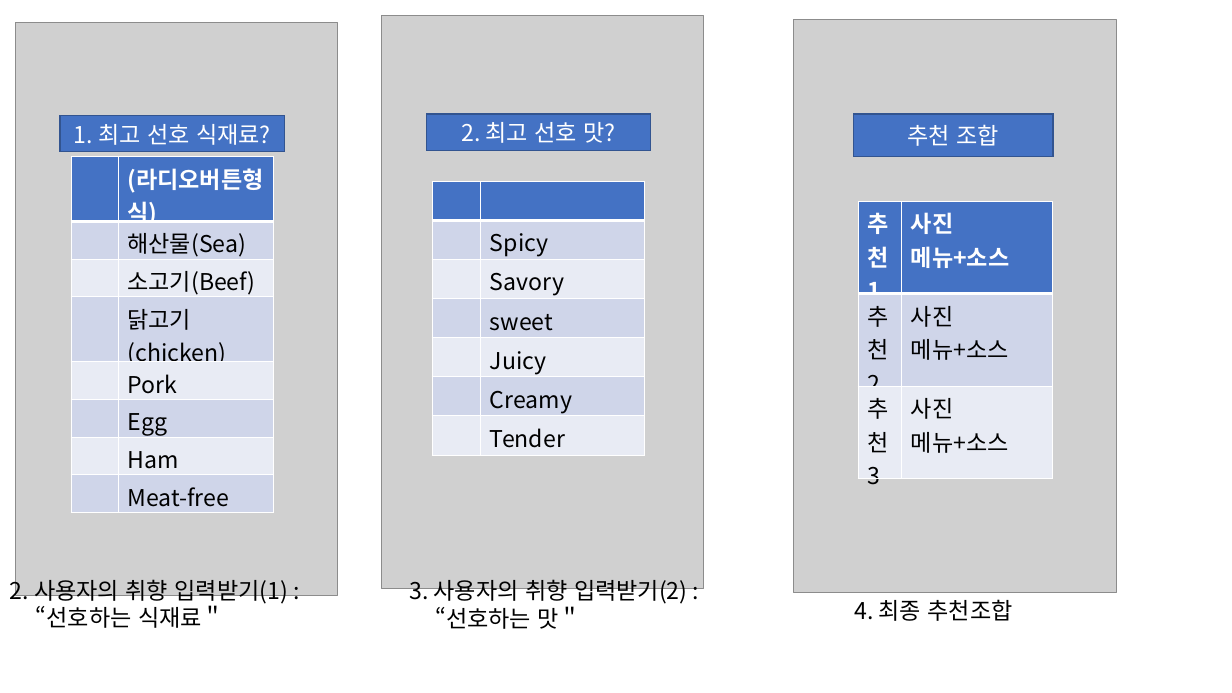
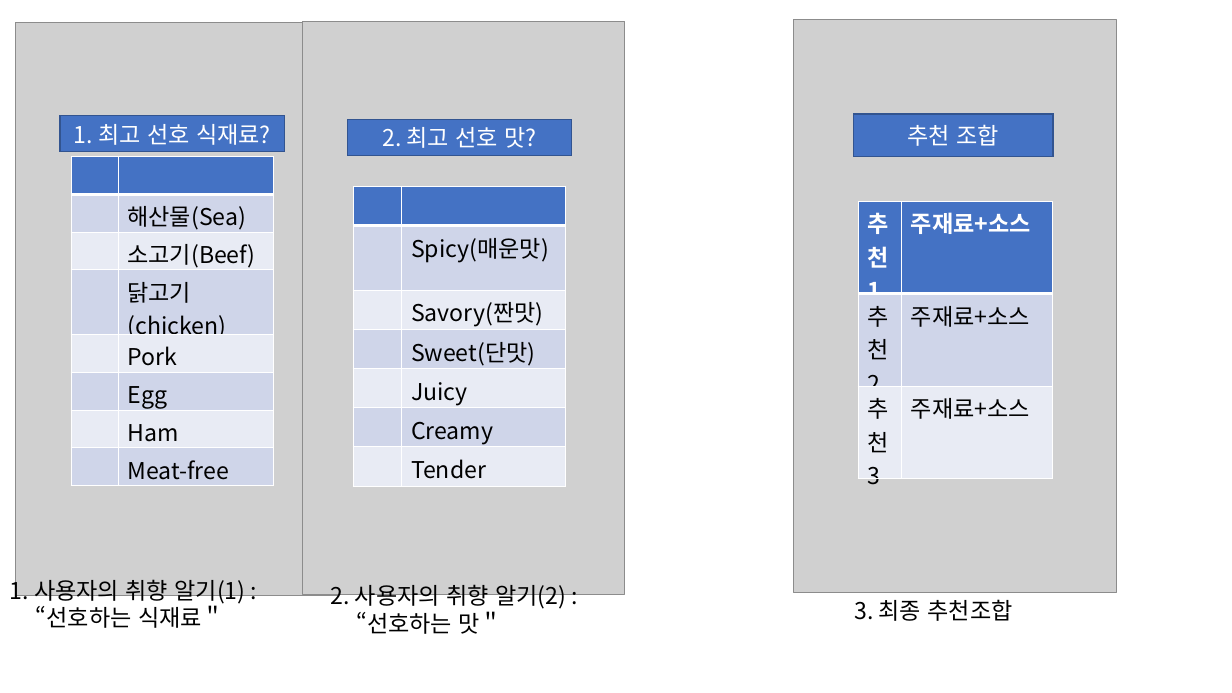
Before and after one commit to MS1027/subwayapp, a slide deck: slide 2 of app_android/앱_기초_구상.pptx. Drawn at 1232x693 pixels with LibreOffice and Linux fonts; fonts in the diff are those of the drawing; grey boxes stand for pictures. Boxes give left, top, right and bottom in pixels: in the first picture for what was removed or moved away, otherwise in the second. Text is boxed around its words. In the diff, an @@ line names an element or a change of style, - is before the commit and + after.

```diff
--- a/app_android/앱_기초_구상.pptx
+++ b/app_android/앱_기초_구상.pptx
@@ table at (71,157,274,486) @@
-row 1, column 2: (라디오버튼형식)
+row 1, column 2: 
@@ table at (353,187,567,483) @@
-row 2, column 2: Spicy
+row 2, column 2: Spicy(매운맛)
-row 3, column 2: Savory
+row 3, column 2: Savory(짠맛)
-row 4, column 2: sweet
+row 4, column 2: Sweet(단맛)
@@ table: place and size @@
-table at (433,181,646,455)
+table at (353,187,567,483)
@@ table at (859,201,1054,489) @@
-row 1, column 2: 사진 / 메뉴+소스
+row 1, column 2: 주재료+소스
-row 2, column 2: 사진 / 메뉴+소스
+row 2, column 2: 주재료+소스
-row 3, column 2: 사진 / 메뉴+소스
+row 3, column 2: 주재료+소스
@@ text at (10,575,246,604): text changed @@
-2. 사용자의 취향 입력받기(1) :
+1. 사용자의 취향 알기(1) :
@@ 1 picture, 1 rectangle, 1 text: place and size @@
-1 picture, 1 rectangle, 1 text at (382,16,704,629)
+1 picture, 1 rectangle, 1 text at (303,21,626,634)
@@ text at (330,584,566,610): text changed @@
-3. 사용자의 취향 입력받기(2) :
+2. 사용자의 취향 알기(2) :
@@ text at (854,599,1013,621): text changed @@
-4. 최종 추천조합
+3. 최종 추천조합
```
Also in this commit, not shown: 1 slide added, 1 other file.
